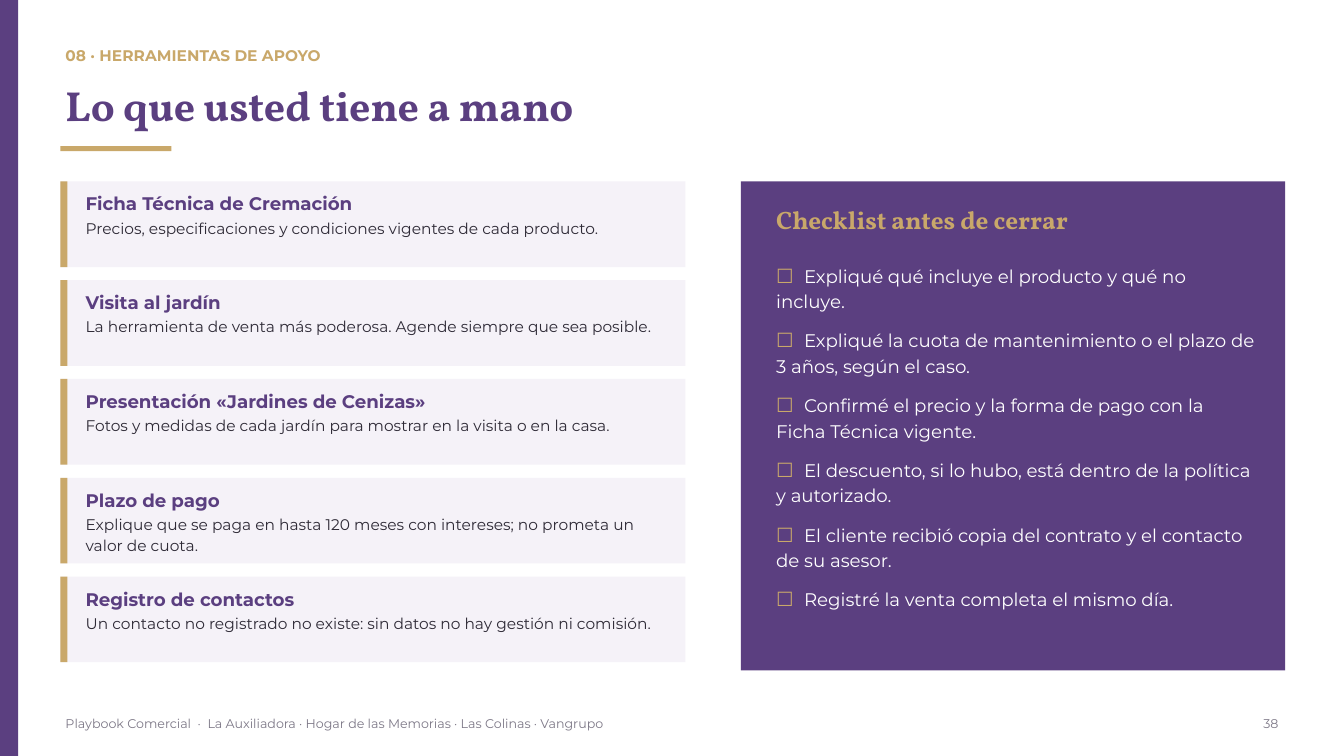
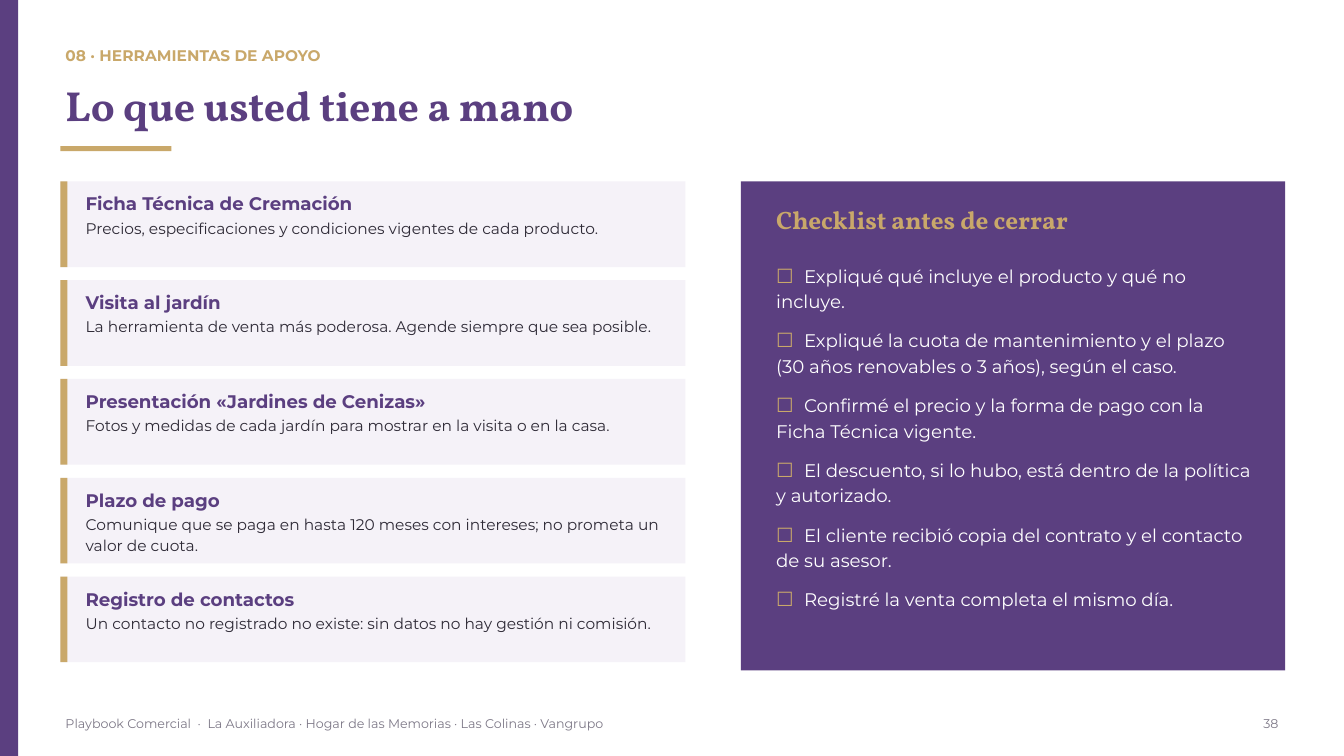
Before and after one commit to os267/teste, a slide deck: slide 38 of playbook/salida/Playbook_Comercial_Cremacion_Vangrupo.pptx. Drawn at 1344x756 pixels with LibreOffice and Linux fonts; fonts in the diff are those of the drawing. Boxes give left, top, right and bottom in pixels: in the first picture for what was removed or moved away, otherwise in the second. Text is boxed around its words. In the diff, an @@ line names an element or a change of style, - is before the commit and + after.

```diff
--- a/playbook/salida/Playbook_Comercial_Cremacion_Vangrupo.pptx
+++ b/playbook/salida/Playbook_Comercial_Cremacion_Vangrupo.pptx
@@ text at <box>776,333,1224,377</box>: text changed @@
-☐ Expliqué la cuota de mantenimiento o el plazo de 3 años, según el caso.
+☐ Expliqué la cuota de mantenimiento y el plazo (30 años renovables o 3 años), según el caso.
@@ text at <box>86,518,659,551</box>: text changed @@
-Explique que se paga en hasta 120 meses con intereses; no prometa un valor de cuota.
+Comunique que se paga en hasta 120 meses con intereses; no prometa un valor de cuota.
```
Also in this commit, not shown: 16 other slides changed, 12 other files.
